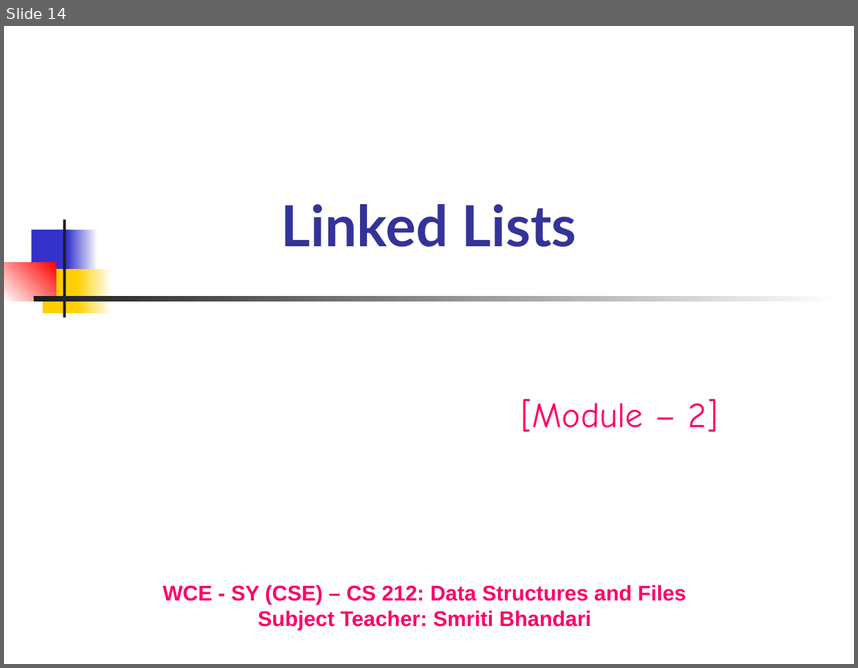
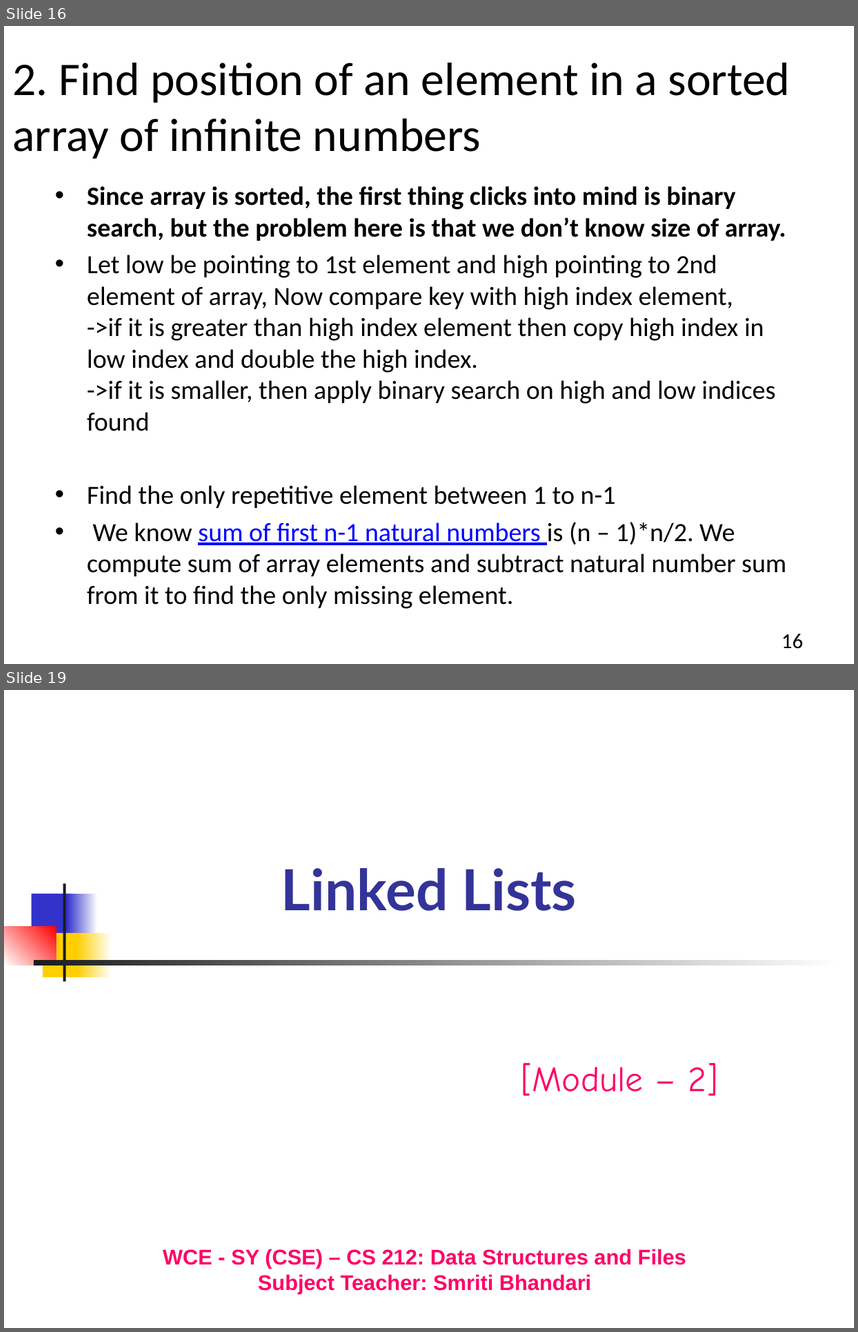
Before and after one commit to Aashishsharma/Learnings, a slide deck: DS and Algo/DS.pptx. Shown one above the other, each under a label of ours: slide 14 before the commit, slides 16 and 19 after it; the slides between them are not shown. The pictures are 858x668 and 858x1332 pixels, drawn with LibreOffice and Linux fonts; fonts in the diff are those of the drawing. Boxes give left, top, right and bottom in pixels: in the first picture for what was removed or moved away, otherwise in the second. Text is boxed around its words. In the diff, an @@ line names an element or a change of style, - is before the commit and + after.

```diff
--- a/DS and Algo/DS.pptx
+++ b/DS and Algo/DS.pptx
@@ slide 16 added at (4, 26, 854, 664), background #FFFFFF @@
@@ title added at (12, 63, 791, 158), 39.6 pt, text #000000 @@
+2. Find position of an element in a sorted array of infinite numbers
@@ text added at (87, 186, 786, 608), 22.2 pt, text #000000 @@
+• Since array is sorted, the first thing clicks into mind is binary search, but the problem here is that we don’t know size of array.
+• Let low be pointing to 1st element and high pointing to 2nd element of array, Now compare key with high index element,
+  ->if it is greater than high index element then copy high index in low index and double the high index.
+  ->if it is smaller, then apply binary search on high and low indices found
+• Find the only repetitive element between 1 to n-1
+• We know sum of first n-1 natural numbers is (n – 1)*n/2. We compute sum of array elements and subtract natural number sum from it to find the only missing element.
@@ page number added at (782, 633, 803, 648), 18 pt, text #000000 @@
+16
@@ what was slide 14 is now slide 19 @@
```
Also in this commit, not shown: 2 slides changed, 7 other slides added, 2 other files.
